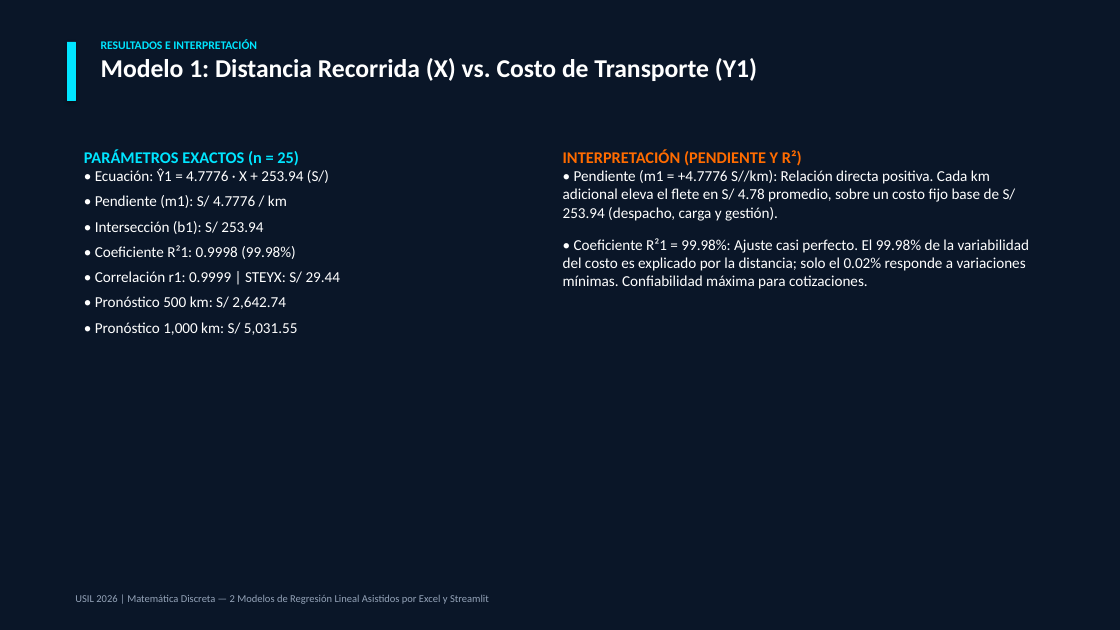
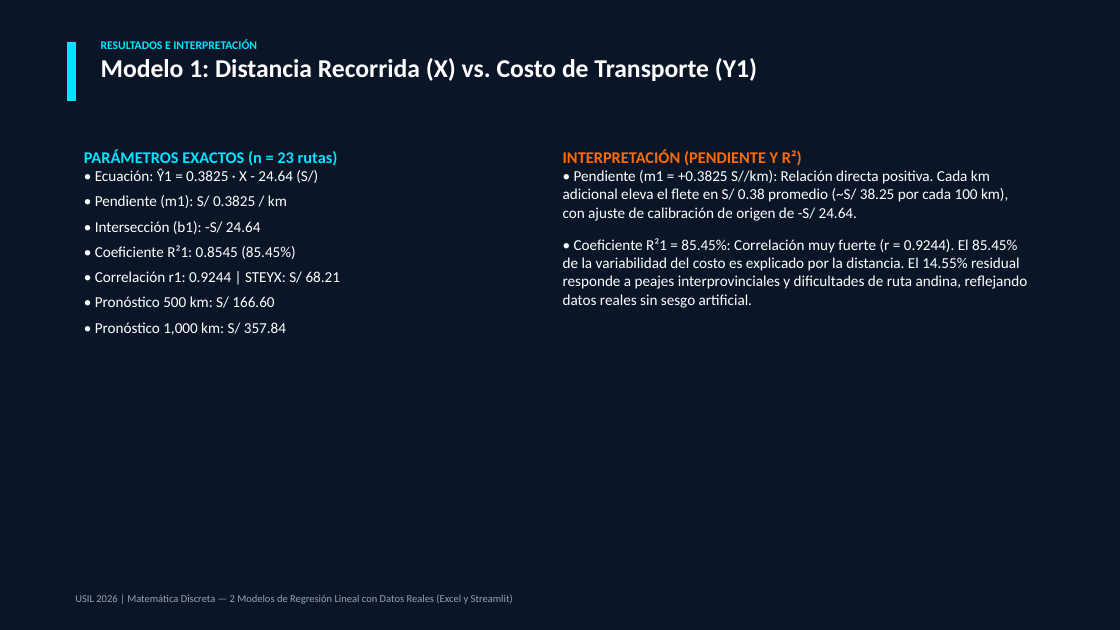
Before and after one commit to Kenny2006-PE/entregable_matematica, a slide deck: slide 3 of 02 Presentación.pptx. Drawn at 1120x630 pixels with LibreOffice and Linux fonts; fonts in the diff are those of the drawing. Boxes give left, top, right and bottom in pixels: in the first picture for what was removed or moved away, otherwise in the second. Text is boxed around its words. In the diff, an @@ line names an element or a change of style, - is before the commit and + after.

Commit message:
feat: Integrar dataset real de 23 rutas con variabilidad topografica y actualizar Excel, Word, PPT y App

```diff
--- a/02 Presentación.pptx
+++ b/02 Presentación.pptx
@@ text at [84, 150, 341, 335]: text changed @@
-PARÁMETROS EXACTOS (n = 25)
-• Ecuación: Ŷ1 = 4.7776 · X + 253.94 (S/)
-• Pendiente (m1): S/ 4.7776 / km
-• Intersección (b1): S/ 253.94
-• Coeficiente R²1: 0.9998 (99.98%)
-• Correlación r1: 0.9999 | STEYX: S/ 29.44
-• Pronóstico 500 km: S/ 2,642.74
-• Pronóstico 1,000 km: S/ 5,031.55
+PARÁMETROS EXACTOS (n = 23 rutas)
+• Ecuación: Ŷ1 = 0.3825 · X - 24.64 (S/)
+• Pendiente (m1): S/ 0.3825 / km
+• Intersección (b1): -S/ 24.64
+• Coeficiente R²1: 0.8545 (85.45%)
+• Correlación r1: 0.9244 | STEYX: S/ 68.21
+• Pronóstico 500 km: S/ 166.60
+• Pronóstico 1,000 km: S/ 357.84
@@ text at [563, 170, 1028, 308]: text changed @@
-• Pendiente (m1 = +4.7776 S//km): Relación directa positiva. Cada km adicional eleva el flete en S/ 4.78 promedio, sobre un costo fijo base de S/ 253.94 (despacho, carga y gestión).
-• Coeficiente R²1 = 99.98%: Ajuste casi perfecto. El 99.98% de la variabilidad del costo es explicado por la distancia; solo el 0.02% responde a variaciones mínimas. Confiabilidad máxima para cotizaciones.
+• Pendiente (m1 = +0.3825 S//km): Relación directa positiva. Cada km adicional eleva el flete en S/ 0.38 promedio (~S/ 38.25 por cada 100 km), con ajuste de calibración de origen de -S/ 24.64.
+• Coeficiente R²1 = 85.45%: Correlación muy fuerte (r = 0.9244). El 85.45% de la variabilidad del costo es explicado por la distancia. El 14.55% residual responde a peajes interprovinciales y dificultades de ruta andina, reflejando datos reales sin sesgo artificial.
@@ text at [75, 594, 513, 604]: text changed @@
-USIL 2026 | Matemática Discreta — 2 Modelos de Regresión Lineal Asistidos por Excel y Streamlit
+USIL 2026 | Matemática Discreta — 2 Modelos de Regresión Lineal con Datos Reales (Excel y Streamlit)
```
Also in this commit, not shown: 5 other slides changed, 11 other files.
